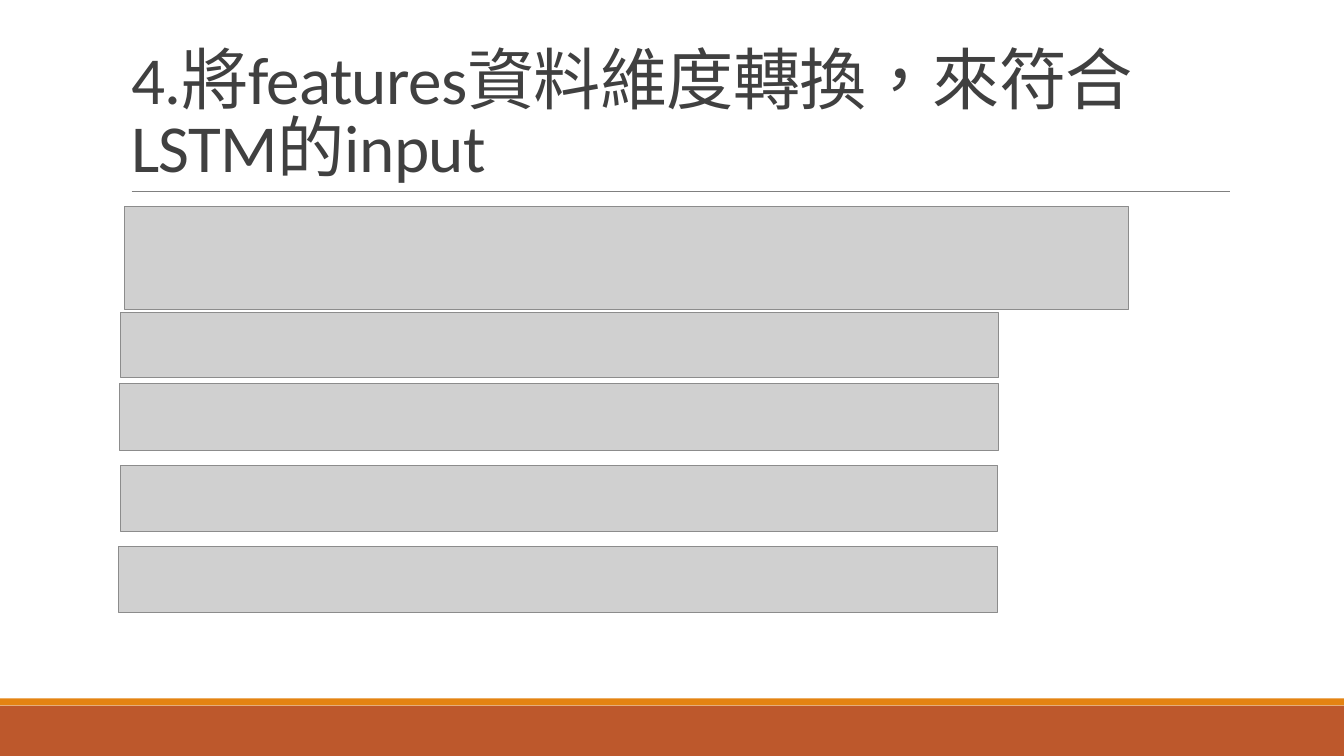
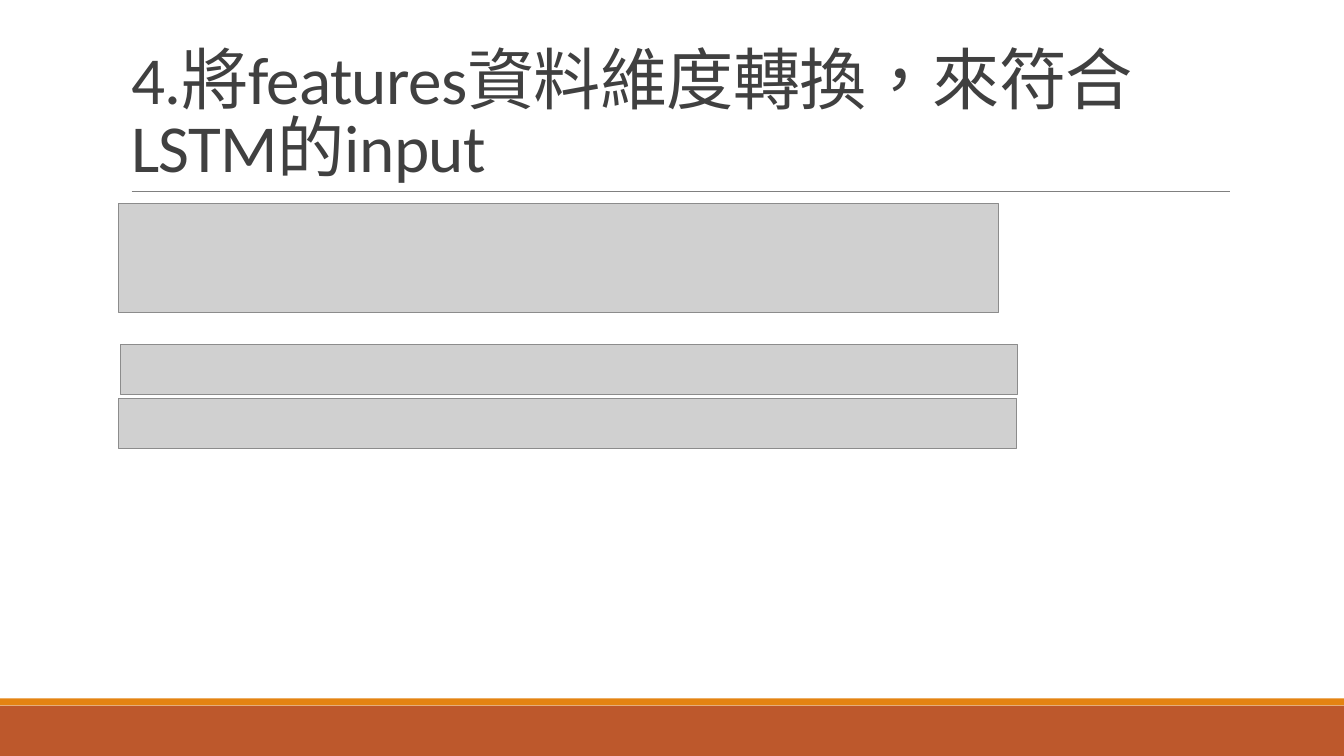
Before and after one commit to John19970629/LSTM, a slide deck: slide 6 of LSTM報告.pptx. Drawn at 1344x756 pixels with LibreOffice and Linux fonts; fonts in the diff are those of the drawing; grey boxes stand for pictures. Boxes give left, top, right and bottom in pixels: in the first picture for what was removed or moved away, otherwise in the second. Text is boxed around its words. In the diff, an @@ line names an element or a change of style, - is before the commit and + after.

```diff
--- a/LSTM報告.pptx
+++ b/LSTM報告.pptx
@@ picture: place and size @@
-picture at box(124, 207, 1129, 310)
+picture at box(119, 204, 999, 314)
@@ picture removed at box(121, 313, 999, 378) @@
@@ picture added at box(121, 345, 1018, 395) @@
@@ picture: place and size @@
-picture at box(120, 384, 999, 451)
+picture at box(119, 398, 1017, 449)
@@ picture removed at box(121, 465, 998, 531) @@
@@ picture removed at box(119, 546, 998, 613) @@
```
Also in this commit, not shown: 8 other slides changed, 2 other files.
